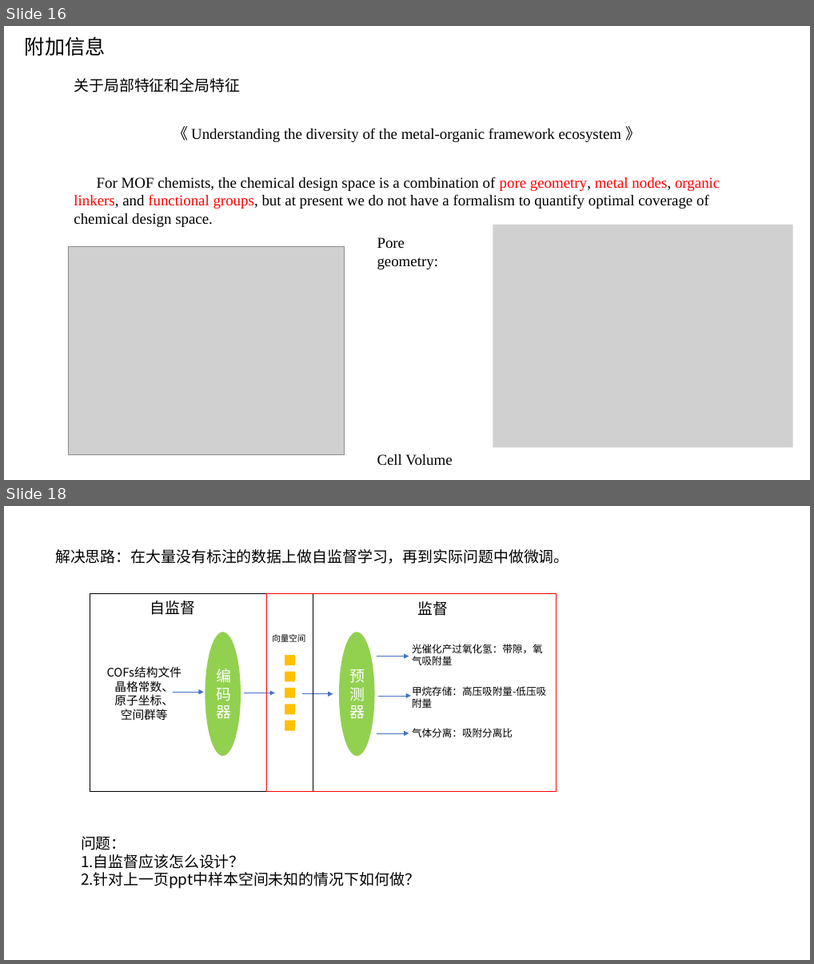
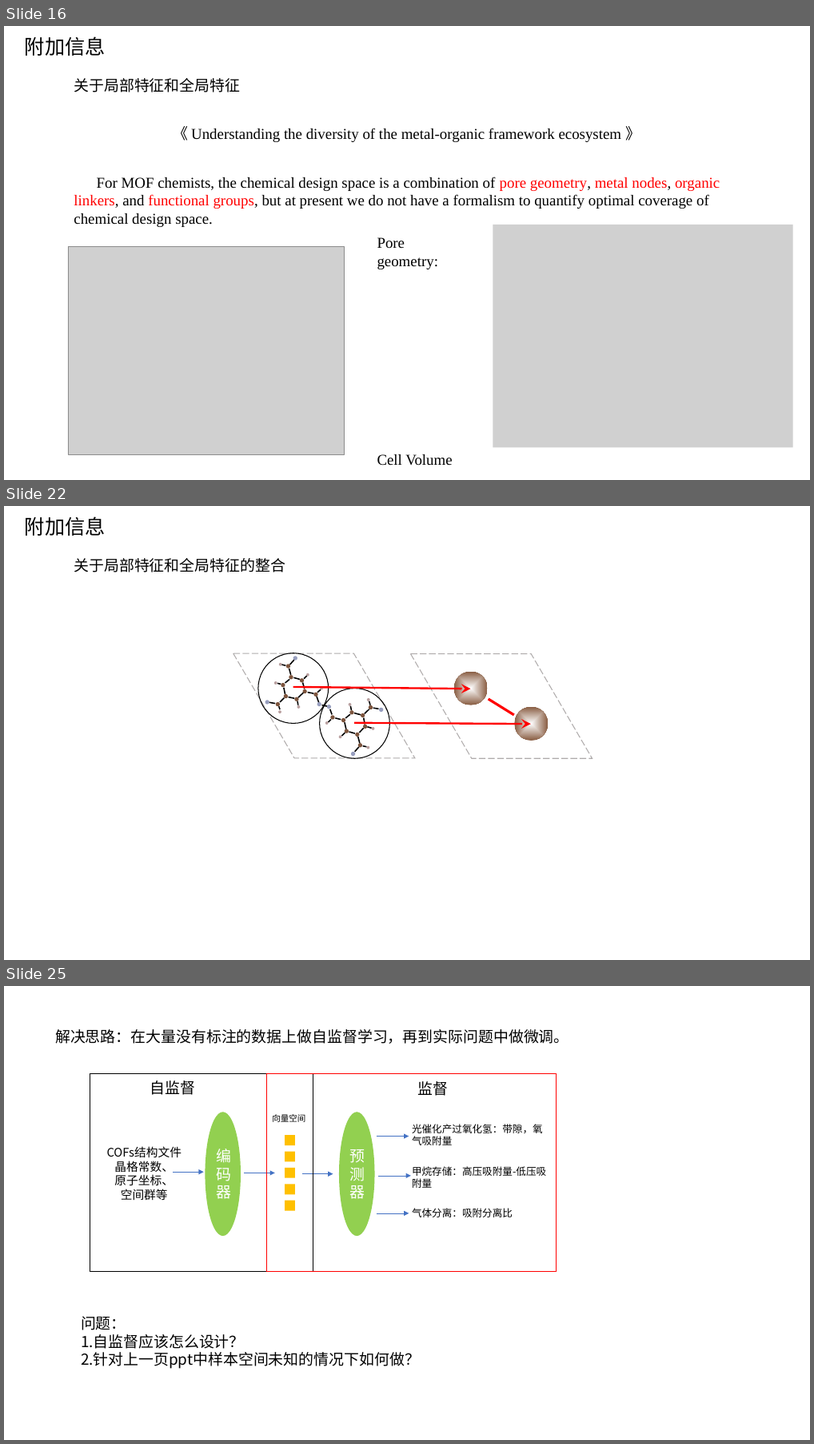
Before and after one commit to TheBestOrNothing-gwh/weekly, a slide deck: COFs属性预测.pptx. Shown one above the other, each under a label of ours: slides 16 and 18 before the commit, slides 16, 22 and 25 after it; the slides between them are not shown. The pictures are 814x964 and 814x1444 pixels, drawn with LibreOffice and Linux fonts; fonts in the diff are those of the drawing; grey boxes stand for pictures. Boxes give left, top, right and bottom in pixels: in the first picture for what was removed or moved away, otherwise in the second. Text is boxed around its words. In the diff, an @@ line names an element or a change of style, - is before the commit and + after.

```diff
--- a/COFs属性预测.pptx
+++ b/COFs属性预测.pptx
@@ slide 22 added at box(4, 506, 810, 960), background #FFFFFF @@
@@ text added at box(25, 516, 106, 536), 24 pt, text #000000 @@
+附加信息
@@ text added at box(74, 558, 286, 572), 18 pt, text #000000 @@
+关于局部特征和全局特征的整合
@@ ellipse added at box(258, 653, 329, 723), outline #000000 1 pt @@
@@ parallelogram added at box(411, 654, 593, 758), outline #AFABAB 1 pt dashed @@
@@ ellipse added at box(454, 671, 488, 705), fill gradient #BAA1A1 to #FFFFFF to #885C41 @@
@@ group added at box(234, 654, 414, 758): 37 lines, 36 ellipses, 1 parallelogram @@
@@ arrow added from (293, 687) to (471, 688), #FF0000 2.25 pt @@
@@ ellipse added at box(320, 688, 390, 758), outline #000000 1 pt @@
@@ line added from (489, 699) to (514, 715), #FF0000 3 pt @@
@@ ellipse added at box(514, 707, 549, 740), fill gradient #BAA1A1 to #FFFFFF to #885C41 @@
@@ arrow added from (355, 723) to (531, 724), #FF0000 2.25 pt @@
@@ what was slide 18 is now slide 25 @@
```
Also in this commit, not shown: 1 slide changed, 6 other slides added.
